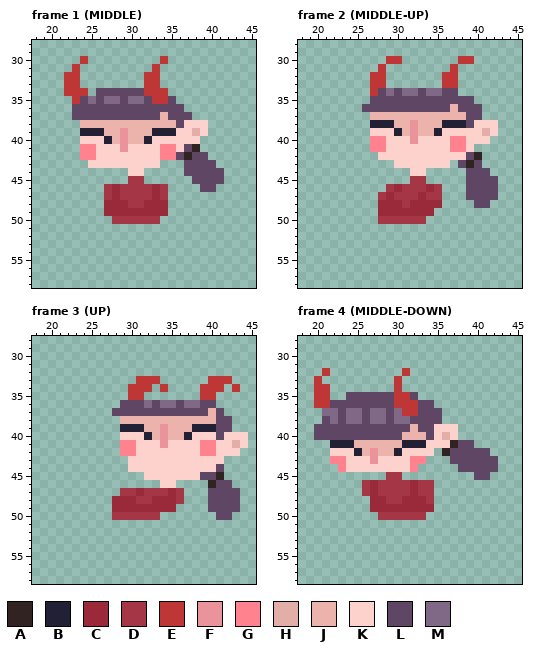
Two states of a pixel-art file, img/torso.aseprite. Above is the file before it was changed.
64x64 pixels, 4 frames. Shown: frame 1 (MIDDLE): x 18..45, y 28..58; frame 2 (MIDDLE-UP): x 18..45, y 28..58; frame 3 (UP): x 18..45, y 28..58; frame 4 (MIDDLE-DOWN): x 18..45, y 28..58.
Palette (. is transparent): A #312321  B #222034  C #9a2939  D #a43645  E #be3636  F #eb939b  G #ff828e  H #e3aea7  J #ebb3ac  K #fed2cc  L #5f4665  M #806986
Pixels before, frame 1 (MIDDLE), first column x 22:
30 ..E.........E.......
31 .E.........E........
32 EE........EE........
33 EE........EE........
34 EEE.LLLLLLEEE.......
35 .ELMLMMLMMLEEL......
36 .LLLLLLLLLLLLLL.....
37 .LLLLLLLLLLLJLLL....
38 ..JJJJJJJJJJJJLKKK..
39 ..BBBJJFJJJBBBKKHK..
40 ..KKKBJFJJBKKKKKK...
41 ..GGKKKFKKKKGGKLA...
42 ..GGKKKKKKKKGGLALL..
43 ...KKKKKKKKK...LLLL.
44 ........KK.....LLLLL
45 ........DD......LLLL
46 .....DCDDDDCD....LL.
47 .....DCDDDDCD.......
48 .....CCCDDCCC.......
49 .....CCCCCCCC.......
50 ......DDDDDD........
Pixels before, frame 2 (MIDDLE-UP), first column x 26:
30 ...EE.......EE...
31 ..E........E.....
32 .EE.......EE.....
33 .EE.......EE.....
34 .ELMLMMLMMLL.....
35 .LLLLLLLLLLLLL...
36 LLLLLLLLLLLJLLL..
37 .JJJJJJJJJJJJLL..
38 .BBBJJFJJJBBBLKKK
39 .KKKBJFJJBKKKKKHK
40 .GGKKKFKKKKGGKKK.
41 .GGKKKKKKKKGGK...
42 ..KKKKKKKKKKKLA..
43 ....KKKKKKK.LAL..
44 ......KK.....LLL.
45 ......DD.....LLLL
46 ...DCDDDCD...LLLL
47 ..DCDDDCDD...LLLL
48 ..CCCDCCCC....LL.
49 ..CCCCCCC........
50 ..DDDDDD.........
Pixels before, frame 3 (UP), first column x 28:
33 ...EEE......EEE..
34 ..EEE.E....EEE.E.
35 ..EE.......EE....
36 .LLLMLMMLMMLL....
37 LLLLLLLLLLLLJL...
38 .JJJJJJJJJJJJLL..
39 .BBBJJFJJJBBBLL..
40 .KKKBJFJJBKKKLKKK
41 .GGKKKFKKKKGGKKHK
42 .GGKKKKKKKKGGKKK.
43 ..KKKKKKKKKKKK...
44 ..KKKKKKKKKKKL...
45 ....KKKKKKKLLA...
46 ......KK....ALL..
47 .DDCDDDCD...LLLL.
48 CCCDDCCCD...LLLL.
49 CCCCCCCC....LLLL.
50 DDDDDD.......LL..
Pixels before, frame 4 (MIDDLE-DOWN), first column x 20:
32 .E.........E...........
33 E.........E............
34 EE........E............
35 EE..LLLLLLEEL..........
36 EELLLLLLLLEEELL........
37 .MMLMMLMMLMEELLL.......
38 .LMLMMLMMLMMLLLL.......
39 LLLLLLLLLLLLJLLKKK.....
40 LLLLLLLLLLLJJJLKHK.....
41 ..BBBJJJJJJBBBKKKALL...
42 ..KKKBJFJJBKKKK.ALLLLL.
43 ..GGKKKFKKKKGG...LLLLLL
44 ...GKKKKKKKKG.....LLLLL
45 .........DD.........LL.
46 ......DCDDDDCDD........
47 ......DCDDDDCDD........
48 .......CCDDCCCD........
49 .......CCCCCCCC........
50 ........DDDDDD.........
Now the later version:
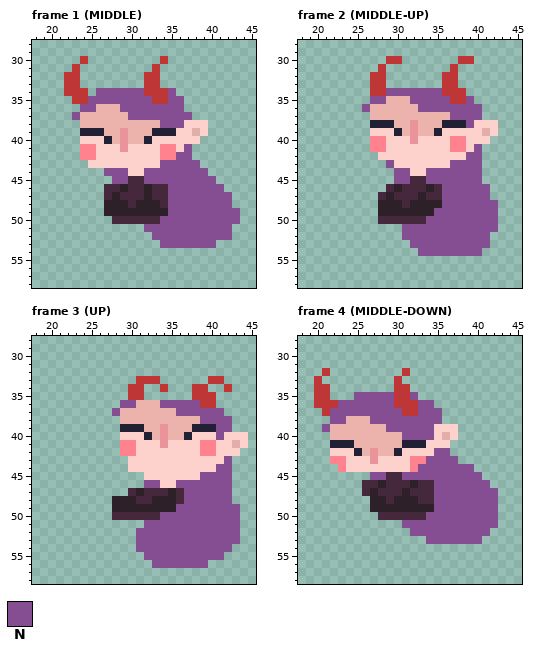
Colours new in this view: N #854e93
Difference:
colour C: #9a2939 -> #2d2029
colour D: #a43645 -> #45283c
Changed rows in their new state; - is a pixel that keeps its letter.
Frame 1 (MIDDLE):
first column x 23:
34 ---NNNNNN---N--------
35 -ENNNNNNNN--NN-------
36 .NNJJJNNNNNNNN-------
37 NJJJJJJNNNNNNNN------
38 -----------NNN-------
41 --------------N.-----
42 -------------NN..----
43 -----------NNNNN..---
44 ----NNN--NNNNNNNN..--
45 -----NN--NNNNNNNNN.--
46 -----DC--CD-NNNNNNN--
47 ---------CD-NNNNNNNN-
48 --------C--DNNNNNNNN-
49 ------------NNNNNNNNN
50 -----------NNNNNNNNNN
51 ---------NNNNNNNNNNN-
52 ----------NNNNNNNNNN-
53 -----------NNNNNNN---
Frame 2 (MIDDLE-UP):
first column x 26:
34 --ENNNNNNNEEE----
35 -NNJJJNNNNNEEN---
36 NJJJJJJNNNNNNNN--
37 -----------NNNN--
38 -------------N---
41 --------------N--
42 -------------NN--
43 ---N-------NNNN--
44 ----NN--NNNNNNN.-
45 ----NN--NNNNNNN..
46 ----------NNNNNN.
47 ----------NNNNNN.
48 ----------NNNNNNN
49 ---------NNNNNNNN
50 --------NNNNNNNNN
51 -----NNNNNNNNNNNN
52 -----NNNNNNNNNNN-
53 ------NNNNNNNNNN-
54 -------NNNNNNNN--
Frame 3 (UP):
first column x 28:
33 --------------.-
34 ----.-----E-..E.
35 ----------E-----
36 -NNJJJNNNNNEE---
37 NJJJJJJJNNNNNN--
38 -----------NNNN-
39 -------------NN-
40 -------------N--
43 --------------N-
44 -------------NN-
45 -----------NNNN-
46 ----NN--NNNNNNN-
47 -.-------NNNNNN.
48 ---------NNNNNN.
49 --------NNNNNNNN
50 ------NNNNNNNNNN
51 ----NNNNNNNNNNNN
52 ---NNNNNNNNNNNNN
53 ---NNNNNNNNNNNNN
54 ---NNNNNNNNNNNN-
55 ----NNNNNNNNNN--
56 -----NNNNNNN----
Frame 4 (MIDDLE-DOWN):
first column x 20:
34 -----------E-----------
35 ----.NNNNN--N----------
36 --ENNNNNNN---NN--------
37 -ENNNNNNNNN--NNN-------
38 -.NNJJJNNNNNNNNN-------
39 .NJJJJJJJNNNNNN--------
40 ..JJJJJJJJJNNNN--------
41 -----------------...---
42 ---------------NN.....-
43 --------------NNNN.....
44 -------------NNNNNNN...
45 -------NN--NNNNNNNNNN.-
46 -------DC------NNNNNNN-
47 -----------CD--NNNNNNNN
48 ----------C--D-NNNNNNNN
49 ---------------NNNNNNNN
50 --------------NNNNNNNNN
51 -----------NNNNNNNNNNNN
52 ------------NNNNNNNNNN-
53 --------------NNNNNNN--
Where, in picture pixels (left, top, right, bottom), the same in both pictures:
changed: (72, 88, 240, 248)
changed: (362, 88, 498, 256)
changed: (112, 376, 240, 568)
changed: (314, 384, 498, 544)
